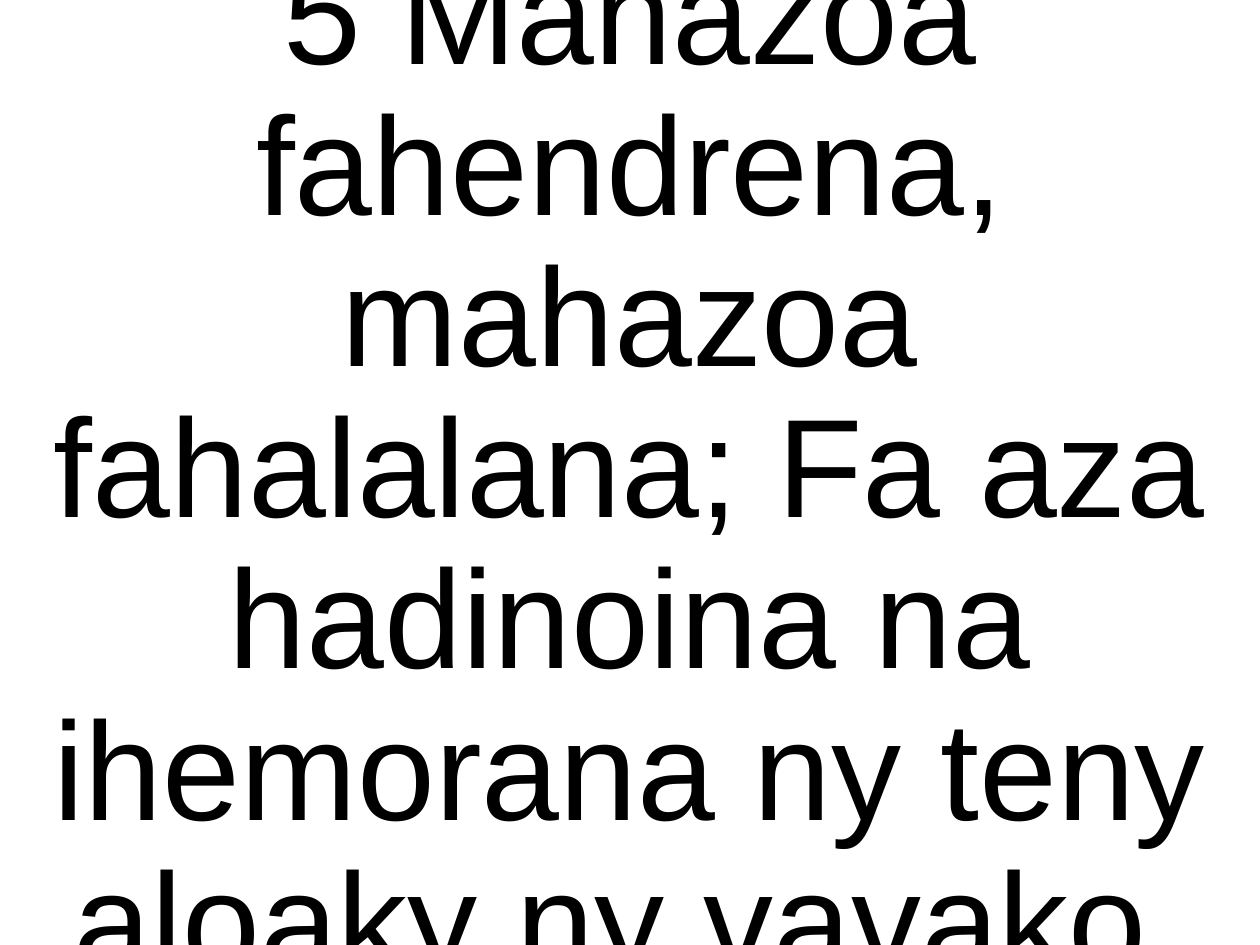
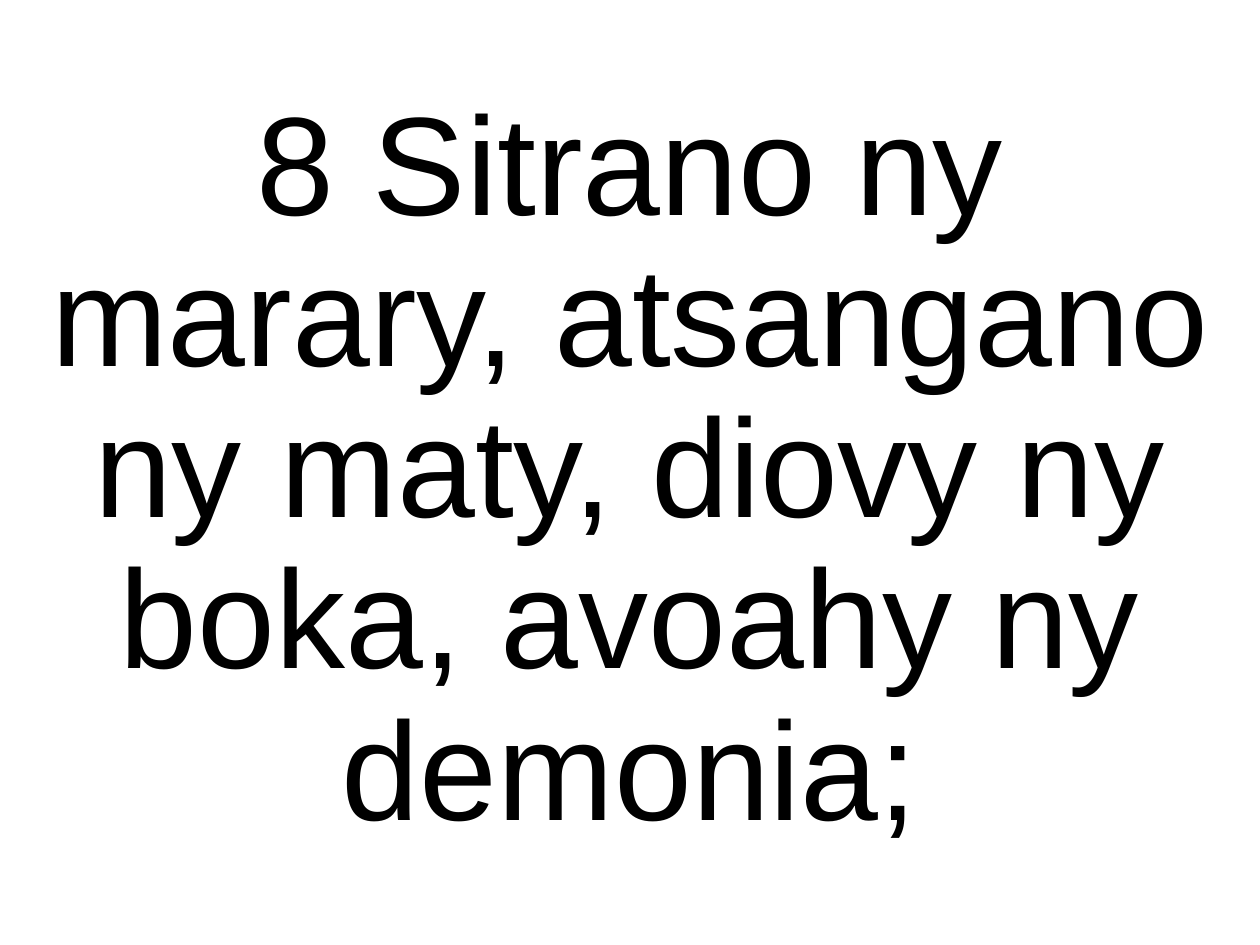
Before and after one commit to tsioryrovantsoa/baiboly-to-powerpoint, a slide deck: slide 2 of test.pptx. Drawn at 1260x945 pixels with LibreOffice and Linux fonts; fonts in the diff are those of the drawing; background and template pictures are left out. Boxes give left, top, right and bottom in pixels: in the first picture for what was removed or moved away, otherwise in the second. Text is boxed around its words. In the diff, an @@ line names an element or a change of style, - is before the commit and + after.

```diff
--- a/test.pptx
+++ b/test.pptx
@@ title at <box>51,113,1208,838</box>: text changed @@
-5 Mahazoa fahendrena, mahazoa fahalalana; Fa aza hadinoina na ihemorana ny teny aloaky ny vavako.
+8 Sitrano ny marary, atsangano ny maty, diovy ny boka, avoahy ny demonia;
```
Also in this commit, not shown: 2 slides added, 1 slide removed, 14 other files.
